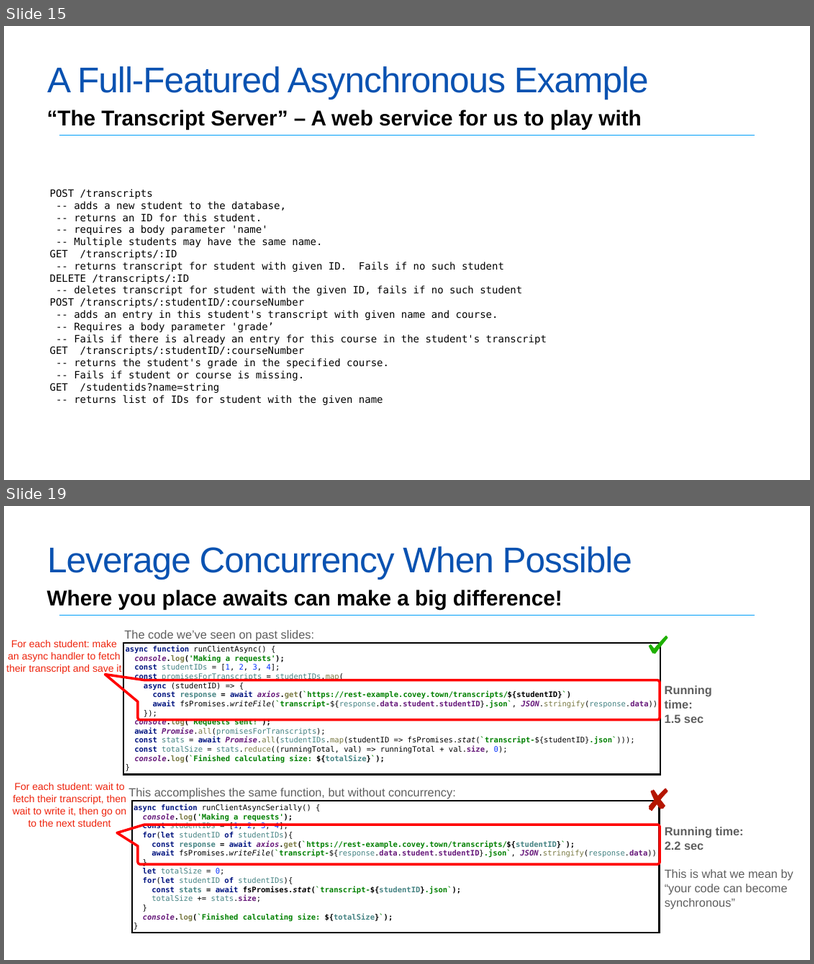
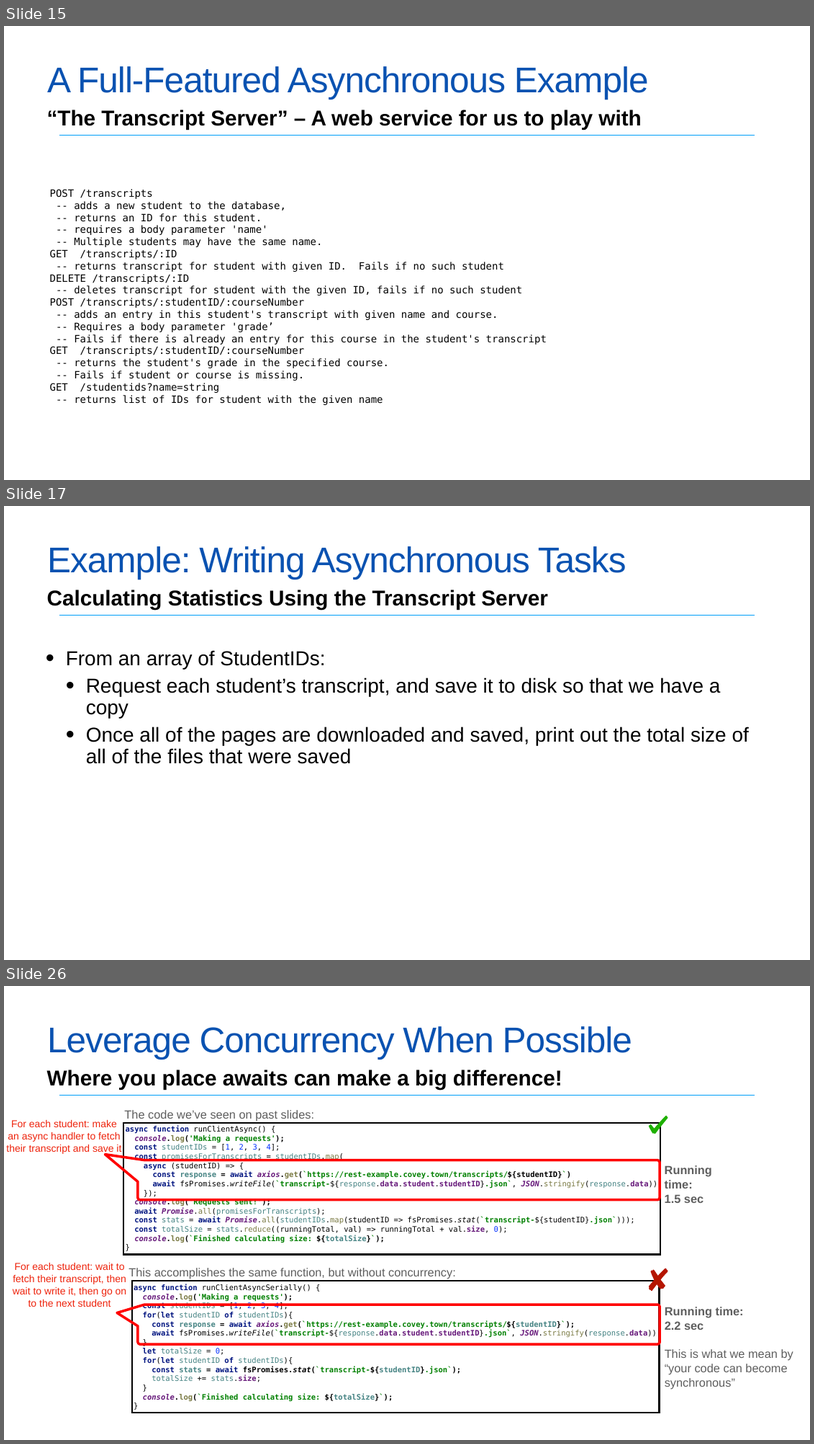
Before and after one commit to neu-se/CS4530-Spring-2022, a slide deck: Slides/Lesson 4.2 Asynchronous Programming.pptx. Shown one above the other, each under a label of ours: slides 15 and 19 before the commit, slides 15, 17 and 26 after it; the slides between them are not shown. The pictures are 814x964 and 814x1444 pixels, drawn with LibreOffice and Linux fonts; fonts in the diff are those of the drawing. Boxes give left, top, right and bottom in pixels: in the first picture for what was removed or moved away, otherwise in the second. Text is boxed around its words. In the diff, an @@ line names an element or a change of style, - is before the commit and + after.

```diff
--- a/Slides/Lesson 4.2 Asynchronous Programming.pptx
+++ b/Slides/Lesson 4.2 Asynchronous Programming.pptx
@@ slide 17 added at (4,506,810,960), background #FFFFFF; not listed: 1 template element that a slide beside it also shows @@
@@ title added at (47,546,627,579), 42.5 pt, text #0A52B1 @@
+Example: Writing Asynchronous Tasks
@@ text added at (47,590,548,610), 25.4 pt, text #000000, bold @@
+Calculating Statistics Using the Transcript Server
@@ text added at (66,650,749,764), 24 pt, text #000000 @@
+• From an array of StudentIDs:
+  • Request each student’s transcript, and save it to disk so that we have a copy
+  • Once all of the pages are downloaded and saved, print out the total size of all of the files that were saved
@@ what was slide 19 is now slide 26 @@
```
Also in this commit, not shown: 6 slides changed, 7 other slides added, 1 slide removed.
